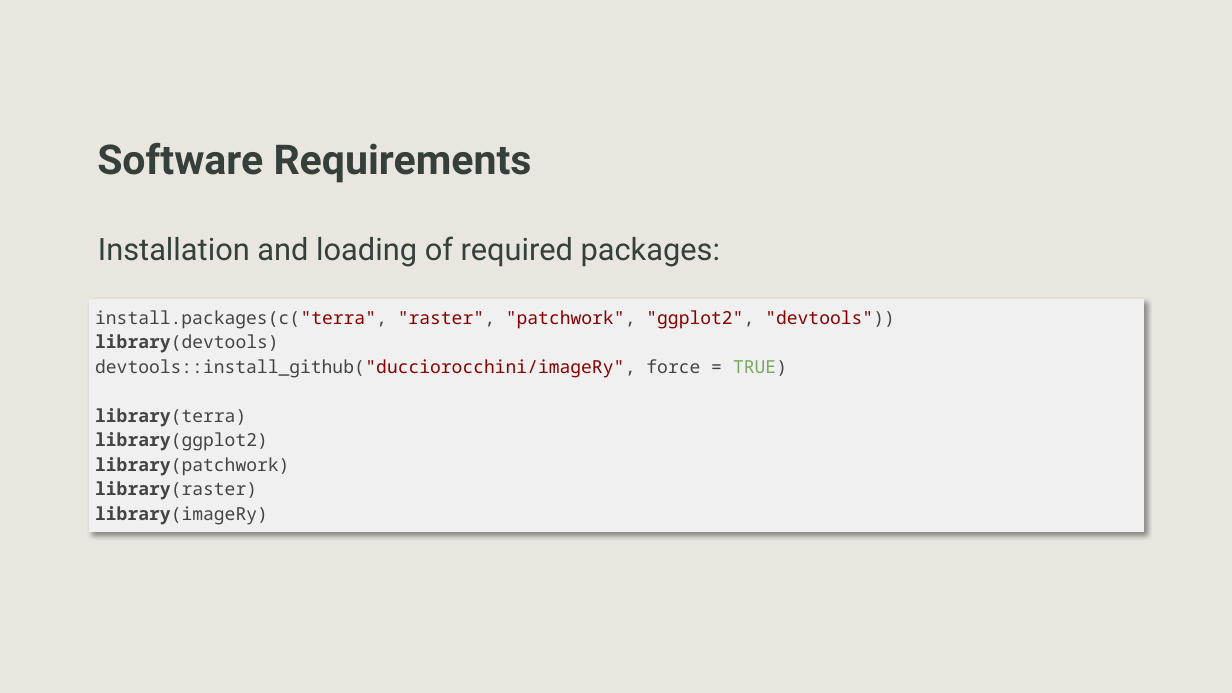
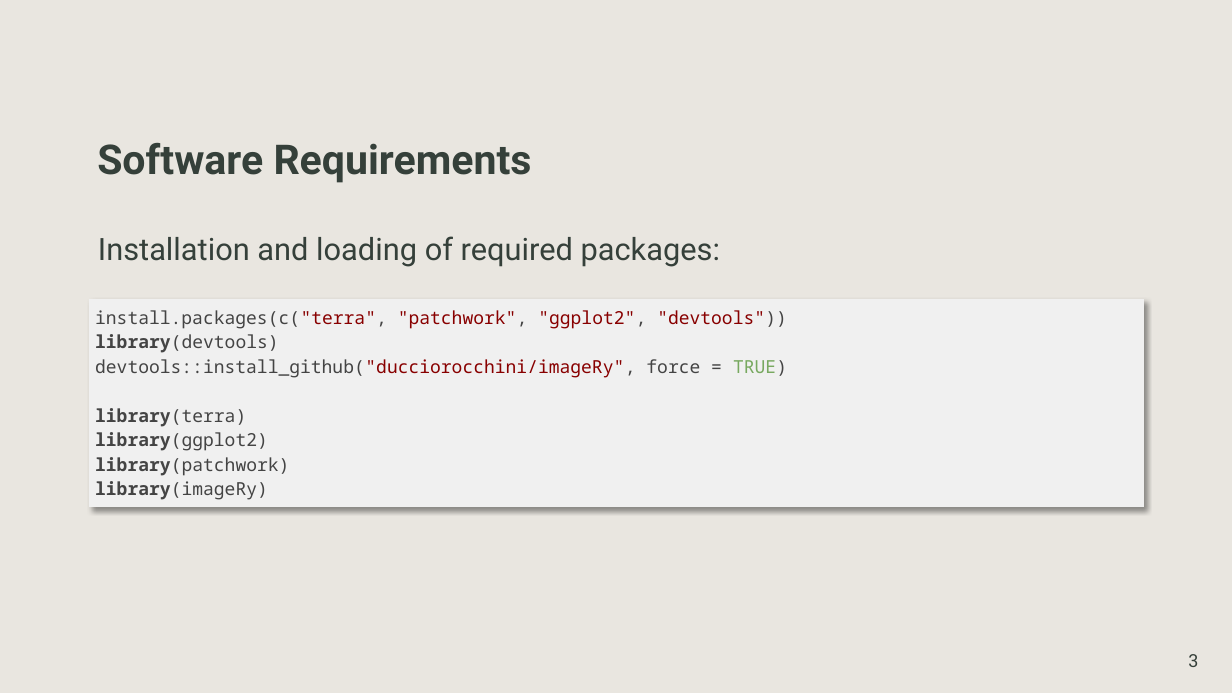
Before and after one commit to SimoneSantoro21/Spatial_Ecology_in_R, a slide deck: slide 3 of ppt/Evaluating vegetation loss due to wildfire in Segura.pptx. Drawn at 1232x693 pixels with LibreOffice and Linux fonts; fonts in the diff are those of the drawing. Boxes give left, top, right and bottom in pixels: in the first picture for what was removed or moved away, otherwise in the second. Text is boxed around its words. In the diff, an @@ line names an element or a change of style, - is before the commit and + after.

Commit message:
fixed requirements

```diff
--- a/ppt/Evaluating vegetation loss due to wildfire in Segura.pptx
+++ b/ppt/Evaluating vegetation loss due to wildfire in Segura.pptx
@@ table at <box>89,299,1144,504</box> @@
@@ row 1, column 1: "install.packages(c("terra", "raster", "patchwork", "ggplot2", "devtools")) library(devtools) devtools::install_github("ducciorocchini/imageRy", force = TRUE) library(terra) library(ggplot2) library(patchwork) library(raster) library(imageRy)" to "install.packages(c("terra", "patchwork", "ggplot2", "devtools")) library(devtools) devtools::install_github("ducciorocchini/imageRy", force = TRUE) library(terra) library(ggplot2) library(patchwork) library(imageRy)" @@
@@ page number added at <box>1188,654,1198,667</box>, 14 pt, text #35403A @@
+3
```
Also in this commit, not shown: 14 other slides changed, 1 other file.
